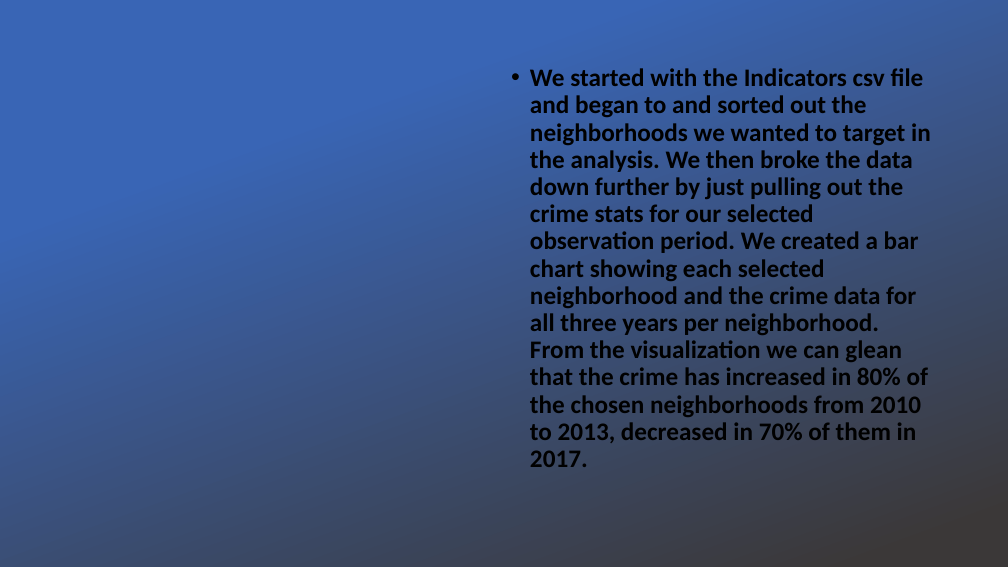
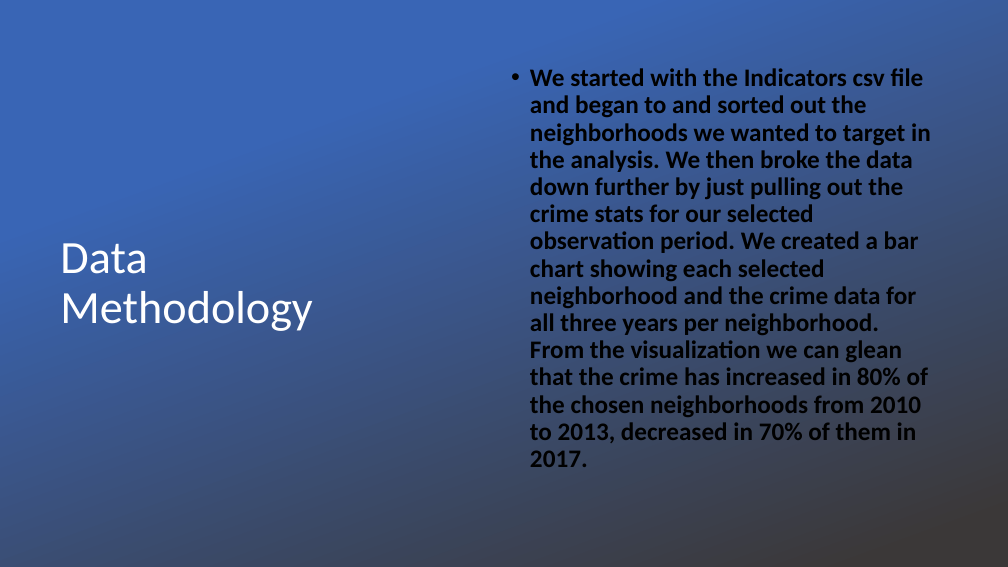
Before and after one commit to nicholasiii/GroupAssignement1, a slide deck: slide 15 of Group 2.pptx. Drawn at 1008x567 pixels with LibreOffice and Linux fonts; fonts in the diff are those of the drawing; background and template pictures are left out. Boxes give left, top, right and bottom in pixels: in the first picture for what was removed or moved away, otherwise in the second. Text is boxed around its words. In the diff, an @@ line names an element or a change of style, - is before the commit and + after.

```diff
--- a/Group 2.pptx
+++ b/Group 2.pptx
@@ title added at <box>60,243,312,331</box>, 44 pt, text #FFFFFF @@
+Data Methodology
```
Also in this commit, not shown: 2 other slides changed, 3 slides added, 4 slides removed, 4 other files.
